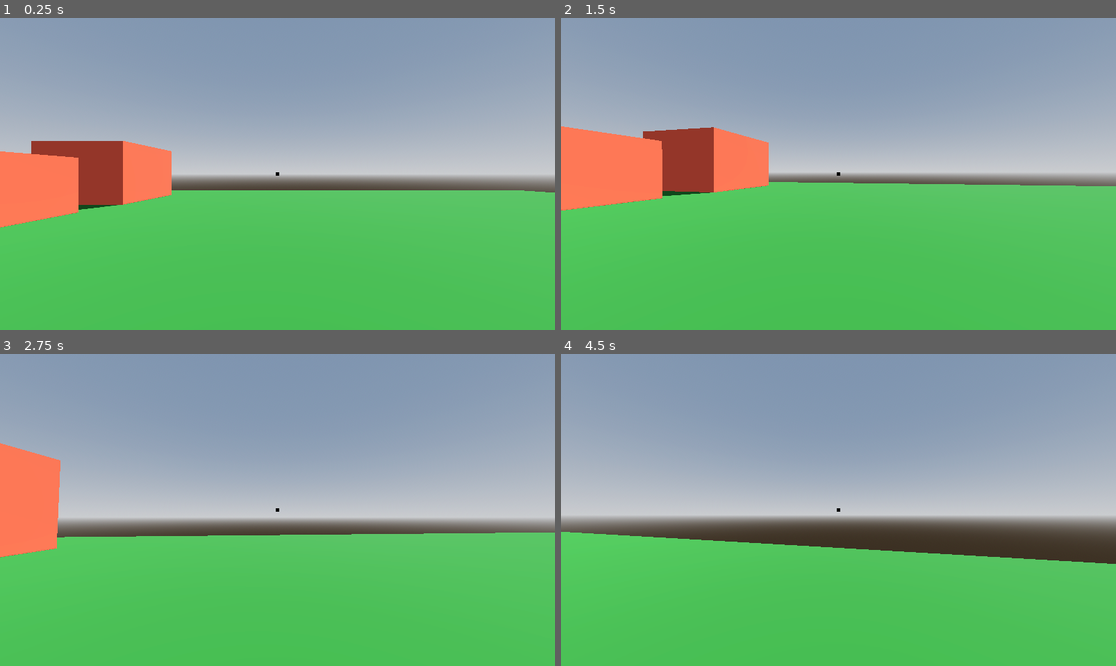
Above: before the commit, frames 1-4 (two rows, left to right).
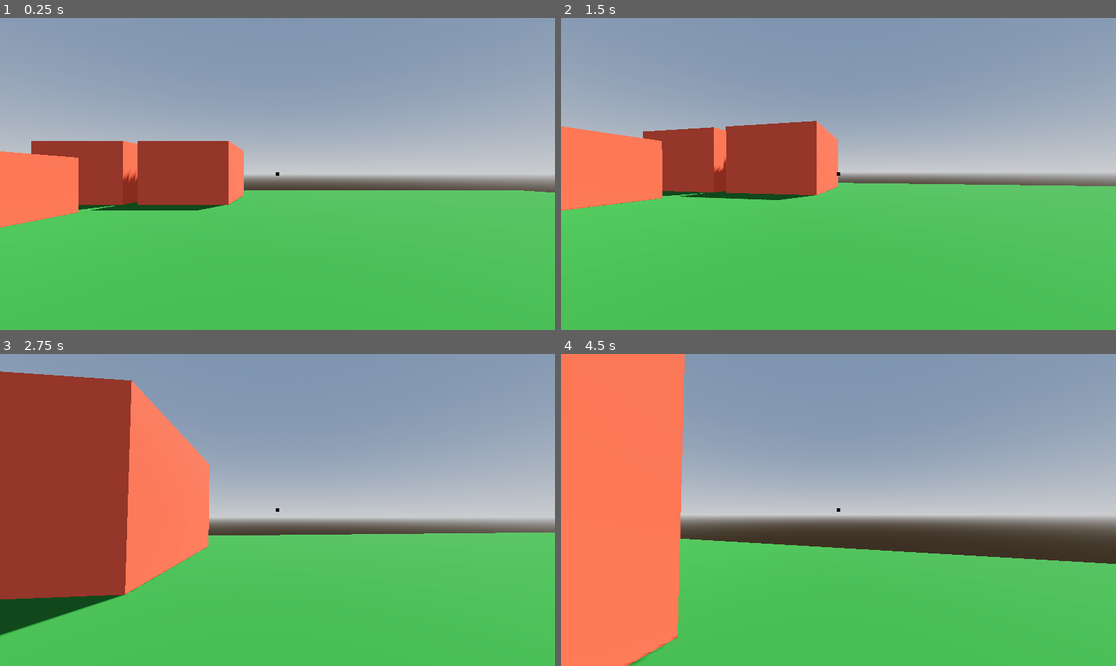
Above: after the commit, the same moments.

Repository: mitchglitchisdabestg/trust-no.-1game-jam
Game: Godot game, scene res://Scenes/world/world.tscn
The game is run twice, just before and just after one commit, with the same random seed, the same clock (stepped at 60 frames per second) and the same inputs.
Inputs (mouse positions are in pixels of both pictures, inside the frame that each line leads up to):
- Up to frame 1 (0.25 s): no input
- Up to frame 2 (1.5 s): move the mouse to (866, 174) at 0.52 s; hold C (Crouch) 0.53-1.28 s; hold W (Up) from 0.53 s (still down); tap Space (Jump) at 0.77 s; move the mouse to (810, 174) at 1.27 s; tap Shift (Sprint) at 1.35 s
- Up to frame 3 (2.75 s): keep holding W (Up); tap Space (Jump) at 1.52 s; move the mouse to (288, 503) at 2.02 s; hold C (Crouch) from 2.03 s (still down)
- Up to frame 4 (4.5 s): keep holding W (Up); move the mouse to (832, 516) at 2.77 s; release C (Crouch) at 2.78 s; tap Shift (Sprint) at 2.85, 4.35 s; tap Space (Jump) at 3.02, 3.77 s; move the mouse to (877, 513) at 3.52 s; hold C (Crouch) 3.53-4.28 s; move the mouse to (794, 506) at 4.27 s

The runs differ from the first frame. In frame 1, 4.4% of the frame differs, in the area x 16-44%, y 39-62%; in frame 2, 5.0%; in frame 3, 25%, in the area x 0-38%, y 5-91%; in frame 4, 21%.

Commit message:
helping will test git lfs and github

Diff:
--- a/Scenes/world/world.tscn
+++ b/Scenes/world/world.tscn
@@ -40,6 +40,9 @@
 [node name="Box3" parent="Level" unique_id=1214709893 instance=ExtResource("2_6m72w")]
 transform = Transform3D(5, 0, 0, 0, 5, 0, 0, 0, 5, -10.875902, 0.99646854, -17.836119)
 
+[node name="Box4" parent="Level" unique_id=835053526 instance=ExtResource("2_6m72w")]
+transform = Transform3D(5, 0, 0, 0, 5, 0, 0, 0, 5, -5.0918365, 0.99646854, -17.836119)
+
 [node name="Environment" type="Node3D" parent="." unique_id=16806332]
 
 [node name="Player" parent="." unique_id=423765952 instance=ExtResource("2_1fp7r")]
